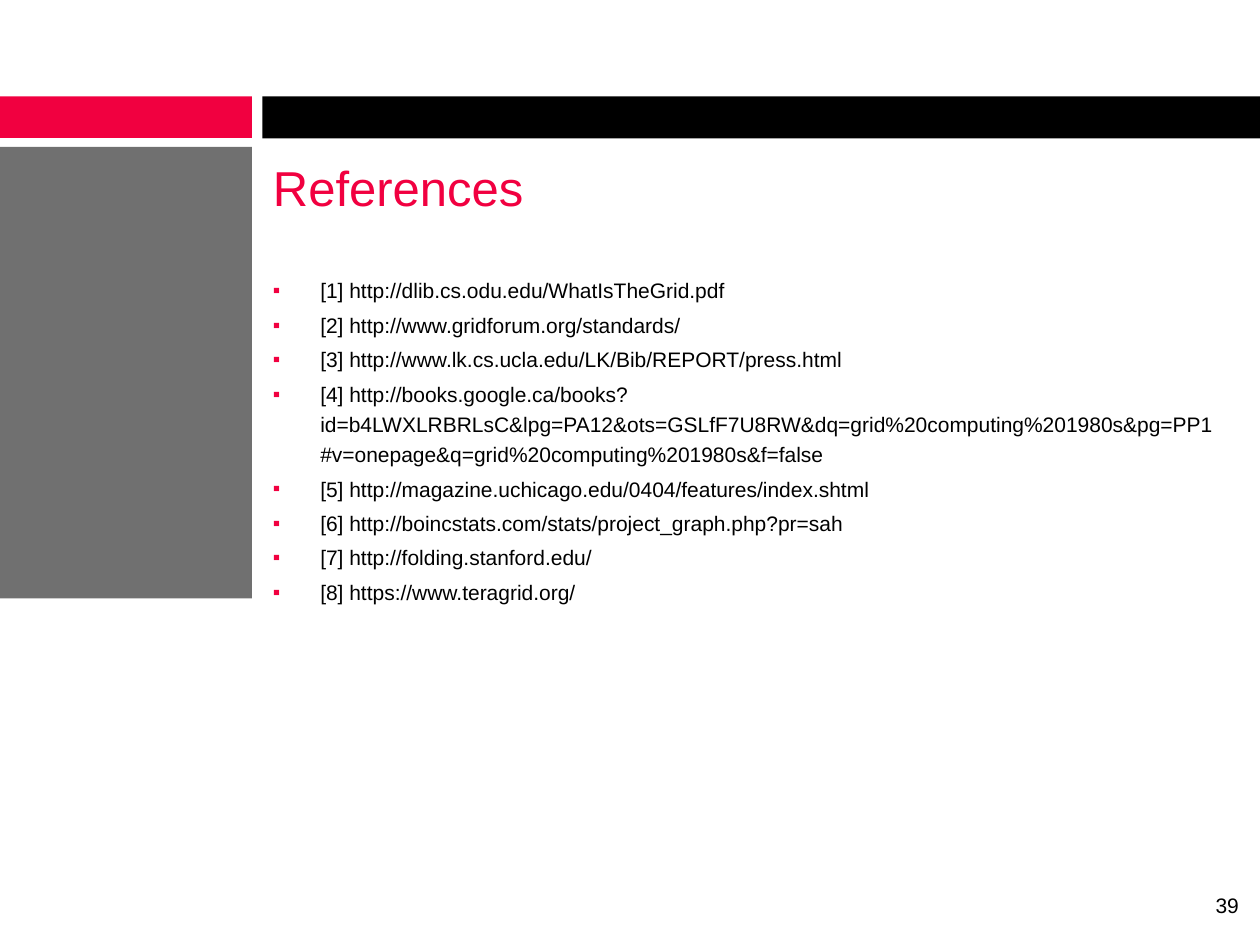
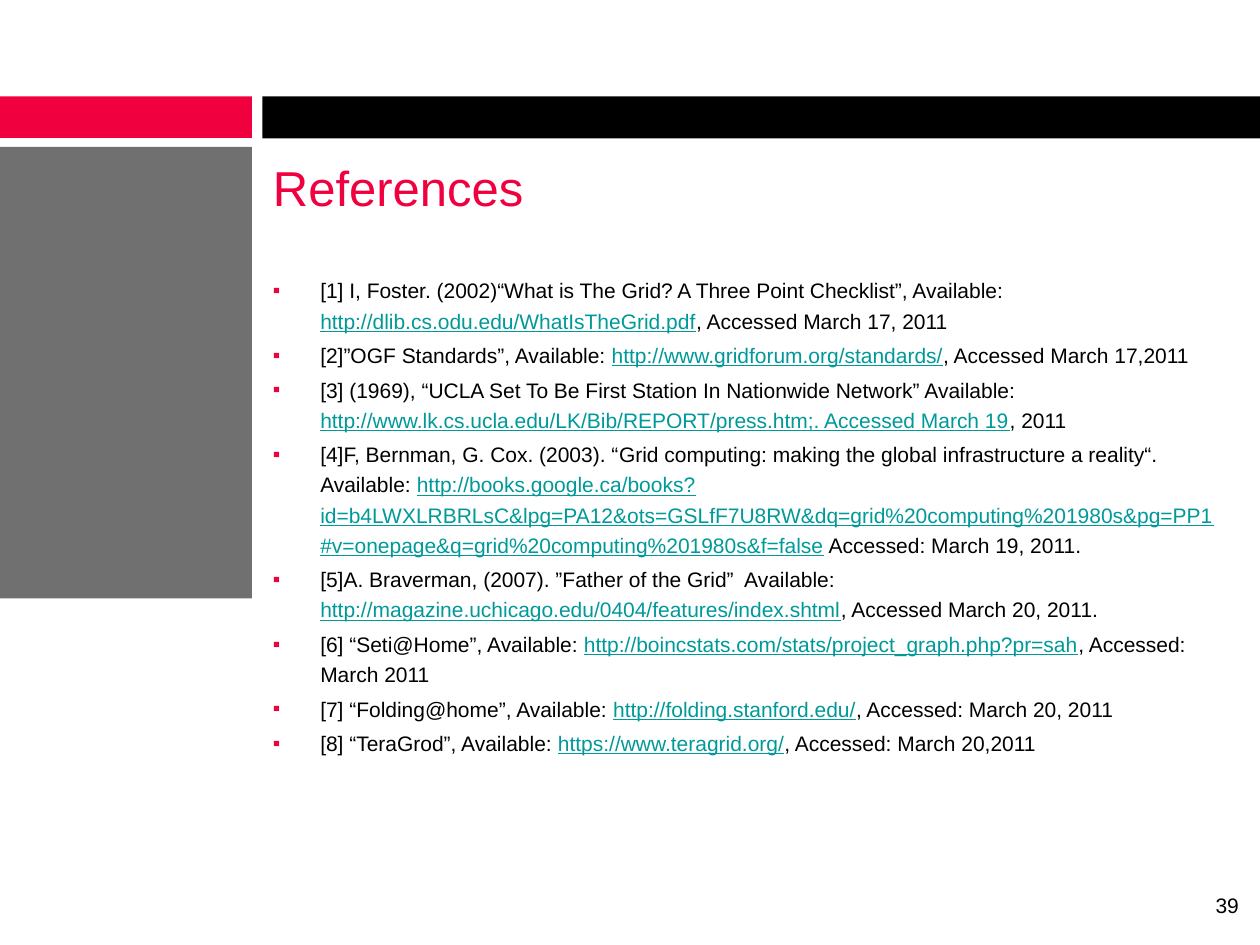
Before and after one commit to alexcraig/Sysc4806-Alarm-System, a slide deck: slide 39 of presentation_slides/PresentationSlides.pptx. Drawn at 1260x945 pixels with LibreOffice and Linux fonts; fonts in the diff are those of the drawing; background and template pictures are left out. Boxes give left, top, right and bottom in pixels: in the first picture for what was removed or moved away, otherwise in the second. Text is boxed around its words. In the diff, an @@ line names an element or a change of style, - is before the commit and + after.

Commit message:
Added proper citations

```diff
--- a/presentation_slides/PresentationSlides.pptx
+++ b/presentation_slides/PresentationSlides.pptx
@@ text at [320,282,1212,755]: text changed @@
-▪ [1] http://dlib.cs.odu.edu/WhatIsTheGrid.pdf
-▪ [2] http://www.gridforum.org/standards/
-▪ [3] http://www.lk.cs.ucla.edu/LK/Bib/REPORT/press.html
-▪ [4] http://books.google.ca/books?id=b4LWXLRBRLsC&lpg=PA12&ots=GSLfF7U8RW&dq=grid%20computing%201980s&pg=PP1#v=onepage&q=grid%20computing%201980s&f=false
-▪ [5] http://magazine.uchicago.edu/0404/features/index.shtml
-▪ [6] http://boincstats.com/stats/project_graph.php?pr=sah
-▪ [7] http://folding.stanford.edu/
-▪ [8] https://www.teragrid.org/
+▪ [1] I, Foster. (2002)“What is The Grid? A Three Point Checklist”, Available: http://dlib.cs.odu.edu/WhatIsTheGrid.pdf, Accessed March 17, 2011
+▪ [2]”OGF Standards”, Available: http://www.gridforum.org/standards/, Accessed March 17,2011
+▪ [3] (1969), “UCLA Set To Be First Station In Nationwide Network” Available: http://www.lk.cs.ucla.edu/LK/Bib/REPORT/press.htm;. Accessed March 19, 2011
+▪ [4]F, Bernman, G. Cox. (2003). “Grid computing: making the global infrastructure a reality“. Available: http://books.google.ca/books?id=b4LWXLRBRLsC&lpg=PA12&ots=GSLfF7U8RW&dq=grid%20computing%201980s&pg=PP1#v=onepage&q=grid%20computing%201980s&f=false Accessed: March 19, 2011.
+▪ [5]A. Braverman, (2007). ”Father of the Grid” Available: http://magazine.uchicago.edu/0404/features/index.shtml, Accessed March 20, 2011.
+▪ [6] “Seti@Home”, Available: http://boincstats.com/stats/project_graph.php?pr=sah, Accessed: March 2011
+▪ [7] “Folding@home”, Available: http://folding.stanford.edu/, Accessed: March 20, 2011
+▪ [8] “TeraGrod”, Available: https://www.teragrid.org/, Accessed: March 20,2011
```
